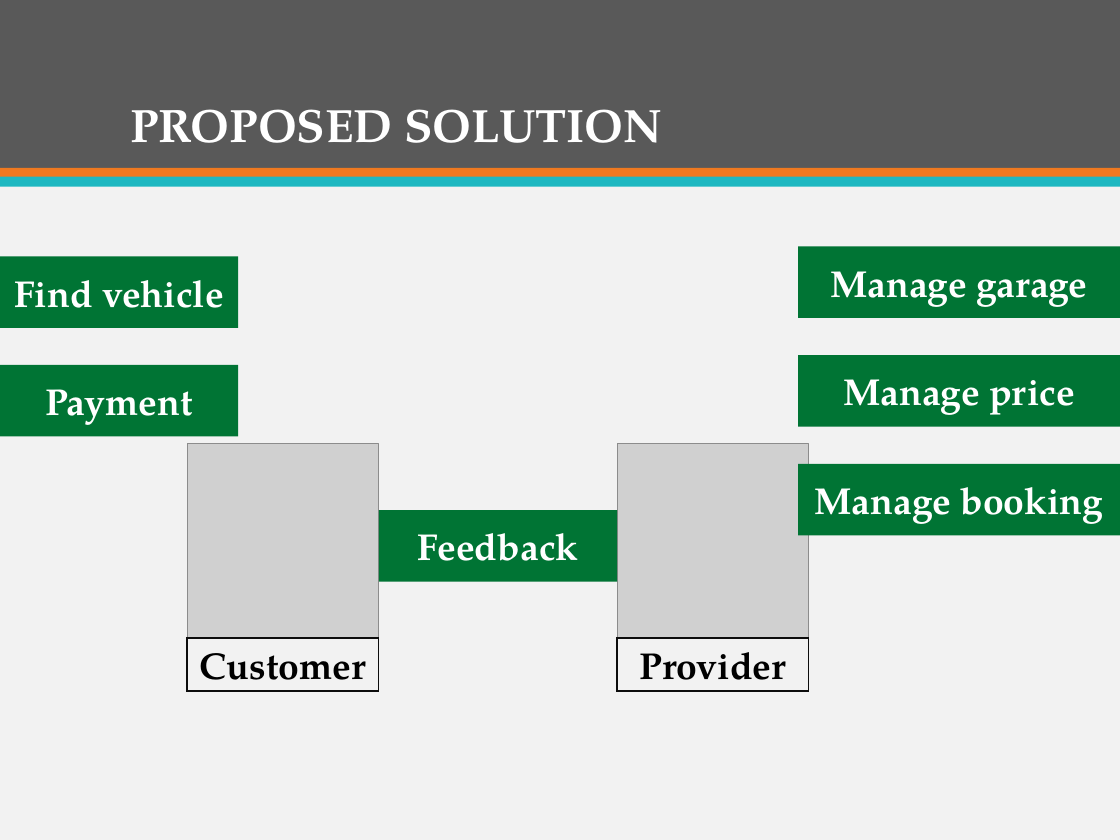
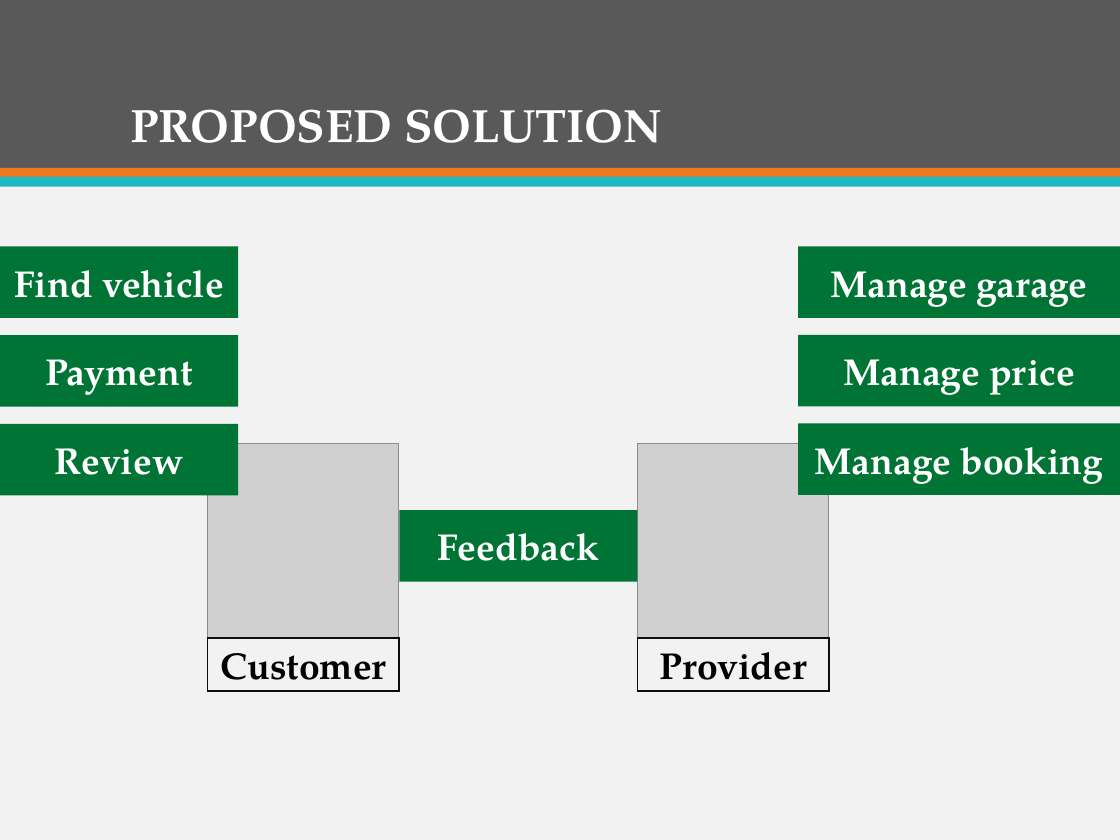
Before and after one commit to firzgard/CarRentalPortal, a slide deck: slide 23 of slide/CAR RENTAL PORTAL-Official.pptx (slide 24 before the commit). Drawn at 1120x840 pixels with LibreOffice and Linux fonts; fonts in the diff are those of the drawing; grey boxes stand for pictures. Boxes give left, top, right and bottom in pixels: in the first picture for what was removed or moved away, otherwise in the second. Text is boxed around its words. In the diff, an @@ line names an element or a change of style, - is before the commit and + after.

```diff
--- a/slide/CAR RENTAL PORTAL-Official.pptx
+++ b/slide/CAR RENTAL PORTAL-Official.pptx
@@ rectangle "Find vehicle" moved from (x1=0, y1=256, x2=239, y2=328) to (x1=0, y1=246, x2=239, y2=318) @@
@@ rectangle "Payment" moved from (x1=0, y1=365, x2=239, y2=437) to (x1=0, y1=335, x2=239, y2=407) @@
@@ rectangle "Manage price" moved from (x1=799, y1=355, x2=1120, y2=427) to (x1=799, y1=335, x2=1120, y2=407) @@
@@ rectangle added at (x1=0, y1=423, x2=239, y2=495), fill #007434, 24 pt, text #FFFFFF, bold @@
+Review
@@ rectangle "Manage booking" moved from (x1=799, y1=464, x2=1120, y2=535) to (x1=799, y1=423, x2=1120, y2=495) @@
@@ 3 rectangles, 2 pictures moved together from (x1=187, y1=444, x2=809, y2=692) to (x1=207, y1=444, x2=829, y2=692) @@
```
Also in this commit, not shown: 9 other slides changed, 5 slides added, 6 slides removed.
